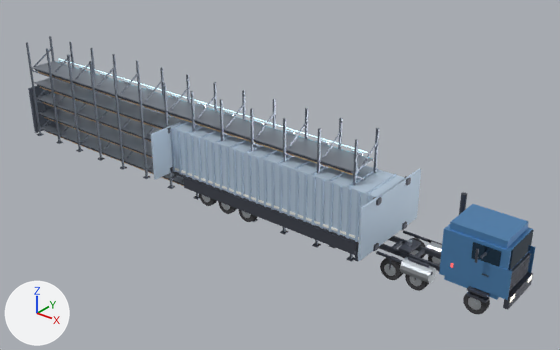
The glTF model models/aging-rack-v4.glb as it was, and as the next commit left it.
The view is the same before and after, from a 50 mm camera at (28.8, -27.2, 19.5) aimed at (6.1, 1.2, 1.8). The axes (+X, +Y, +Z) are drawn at lower left. The lights are the same throughout. The older version comes first.

In view in the first picture: 'GEO-aging_cable', 'GEO-aging_copper', 'GEO-aging_dark', 'GEO-aging_frame', 'GEO-aging_shelf', 'GEO-truck_body', 'GEO-truck_chassis', 'GEO-truck_cont', 'GEO-truck_glass', 'GEO-truck_hub', 'GEO-truck_rib', 'GEO-truck_steel', 'GEO-truck_tape', 'GEO-truck_tire' and 3 more.
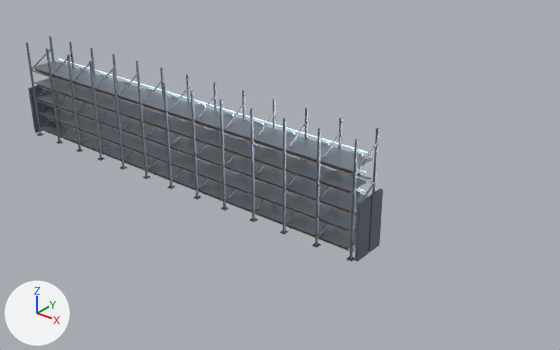
Pixel boxes (x1, y1, x2, y2) of what changed, in the pictures (560 x 350 px):
'GEO-truck_cont', deleted
    before: (151, 108, 421, 261)
'GEO-truck_body', deleted (blue)
    before: (439, 204, 536, 300)
'GEO-truck_chassis', deleted
    before: (165, 126, 533, 310)
'GEO-truck_rib', deleted
    before: (170, 121, 397, 242)
'GEO-truck_tire', deleted
    before: (199, 194, 490, 314)
'GEO-truck_glass', deleted
    before: (471, 230, 534, 270)
'GEO-truck_steel', deleted
    before: (400, 240, 442, 284)
'GEO-truck_hub', deleted
    before: (202, 195, 481, 310)
'GEO-truck_tape', deleted (mostly hidden)
    before: (175, 168, 359, 240)
'GEO-aging_dark', unchanged, uncovered by the edit
    before: (28, 86, 358, 262)
    after: (28, 86, 383, 262)

Patch to the scene script:
```diff
--- a/models/aging-rack-v4.glb.py
+++ b/models/aging-rack-v4.glb.py
@@ ob_geo_truck_body @@
-ob_geo_truck_body = bpy.data.objects.new('GEO-truck_body', me_geo_truck_body)
-ob_geo_truck_body.location = (0.0, 0.0, 0.0)
@@ ob_geo_truck_cont @@
-ob_geo_truck_cont = bpy.data.objects.new('GEO-truck_cont', me_geo_truck_cont)
-ob_geo_truck_cont.location = (0.0, 0.0, 0.0)
@@ ob_geo_truck_rib @@
-ob_geo_truck_rib = bpy.data.objects.new('GEO-truck_rib', me_geo_truck_rib)
-ob_geo_truck_rib.location = (0.0, 0.0, 0.0)
@@ ob_geo_truck_chassis @@
-ob_geo_truck_chassis = bpy.data.objects.new('GEO-truck_chassis', me_geo_truck_chassis)
-ob_geo_truck_chassis.location = (0.0, 0.0, 0.0)
@@ ob_geo_truck_tire @@
-ob_geo_truck_tire = bpy.data.objects.new('GEO-truck_tire', me_geo_truck_tire)
-ob_geo_truck_tire.location = (0.0, 0.0, 0.0)
@@ ob_geo_truck_hub @@
-ob_geo_truck_hub = bpy.data.objects.new('GEO-truck_hub', me_geo_truck_hub)
-ob_geo_truck_hub.location = (0.0, 0.0, 0.0)
@@ ob_geo_truck_glass @@
-ob_geo_truck_glass = bpy.data.objects.new('GEO-truck_glass', me_geo_truck_glass)
-ob_geo_truck_glass.location = (0.0, 0.0, 0.0)
@@ ob_geo_truck_steel @@
-ob_geo_truck_steel = bpy.data.objects.new('GEO-truck_steel', me_geo_truck_steel)
-ob_geo_truck_steel.location = (0.0, 0.0, 0.0)
@@ ob_geo_truck_tape @@
-ob_geo_truck_tape = bpy.data.objects.new('GEO-truck_tape', me_geo_truck_tape)
-ob_geo_truck_tape.location = (0.0, 0.0, 0.0)
```
